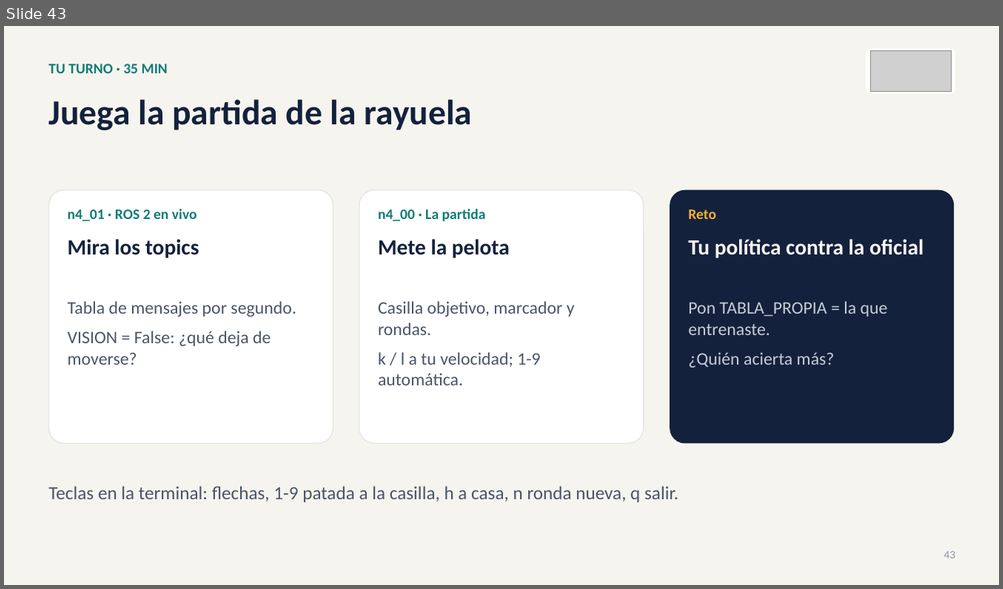
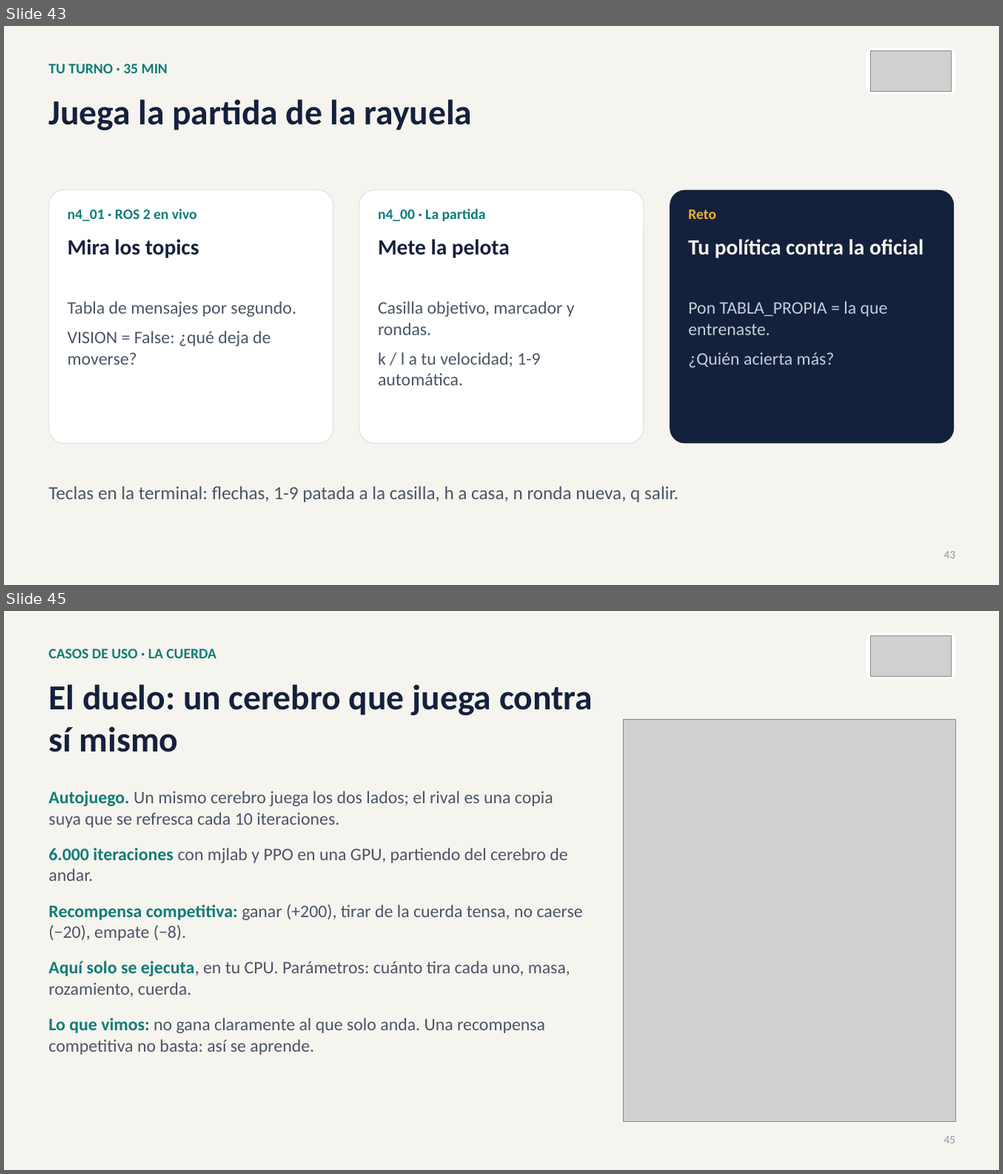
Before and after one commit to david2526IA/taller_microduck_windows, a slide deck: workshop-ia-fisica/presentaciones/Presentacion_03_taller_completo.pptx. Shown one above the other, each under a label of ours: slide 43 before the commit, slides 43 and 45 after it; the slides between them are not shown. The pictures are 1003x589 and 1003x1174 pixels, drawn with LibreOffice and Linux fonts; fonts in the diff are those of the drawing; grey boxes stand for pictures. Boxes give left, top, right and bottom in pixels: in the first picture for what was removed or moved away, otherwise in the second. Text is boxed around its words. In the diff, an @@ line names an element or a change of style, - is before the commit and + after.

```diff
--- a/workshop-ia-fisica/presentaciones/Presentacion_03_taller_completo.pptx
+++ b/workshop-ia-fisica/presentaciones/Presentacion_03_taller_completo.pptx
@@ slide 45 added at [4,611,999,1170], background #F6F4EE @@
@@ text added at [48,649,216,658], 14 pt, text #0F7C78, bold @@
+CASOS DE USO · LA CUERDA
@@ rounded rectangle added at [866,633,956,679], fill #FFFFFF @@
@@ picture added at [871,635,950,677] @@
@@ text added at [48,684,592,752], 34 pt, text #14213D, bold @@
+El duelo: un cerebro que juega contra sí mismo
@@ picture added at [623,719,956,1122] @@
@@ text added at [48,791,583,1055], 17 pt, text #4A5568 @@
+Autojuego. Un mismo cerebro juega los dos lados; el rival es una copia suya que se refresca cada 10 iteraciones.
+6.000 iteraciones con mjlab y PPO en una GPU, partiendo del cerebro de andar.
+Recompensa competitiva: ganar (+200), tirar de la cuerda tensa, no caerse (−20), empate (−8).
+Aquí solo se ejecuta, en tu CPU. Parámetros: cuánto tira cada uno, masa, rozamiento, cuerda.
+Lo que vimos: no gana claramente al que solo anda. Una recompensa competitiva no basta: así se aprende.
@@ text added at [944,1136,956,1144], 11 pt, text #8F99AB @@
+45
```
Also in this commit, not shown: 5 slides changed, 7 other files.
